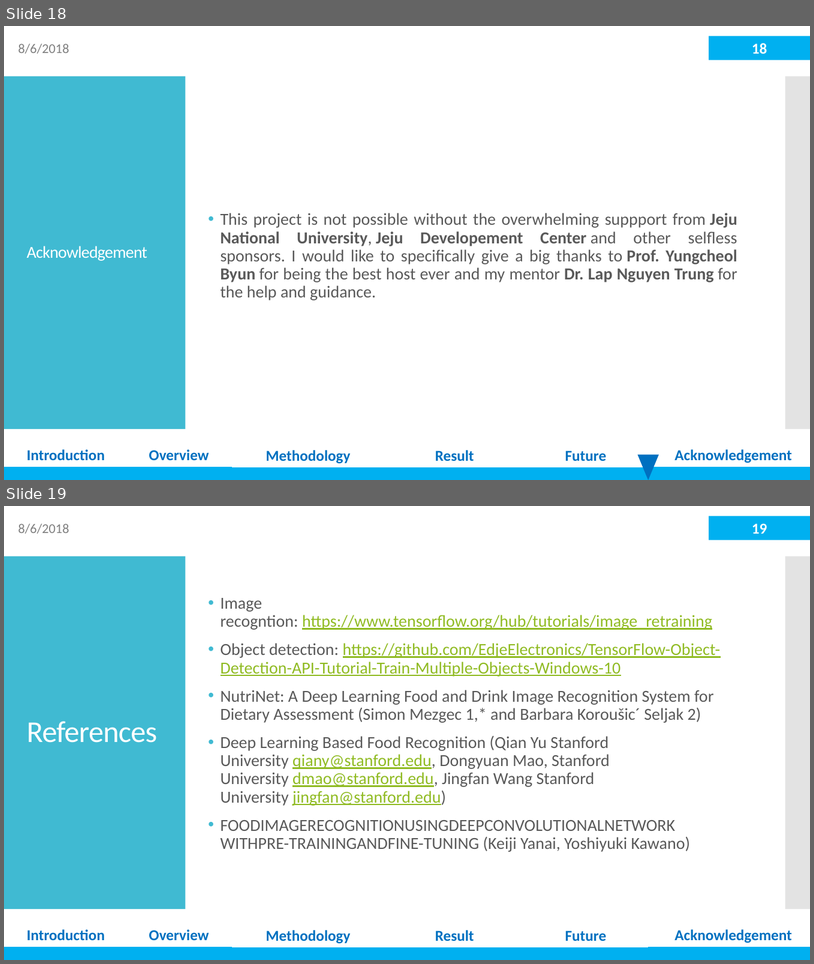
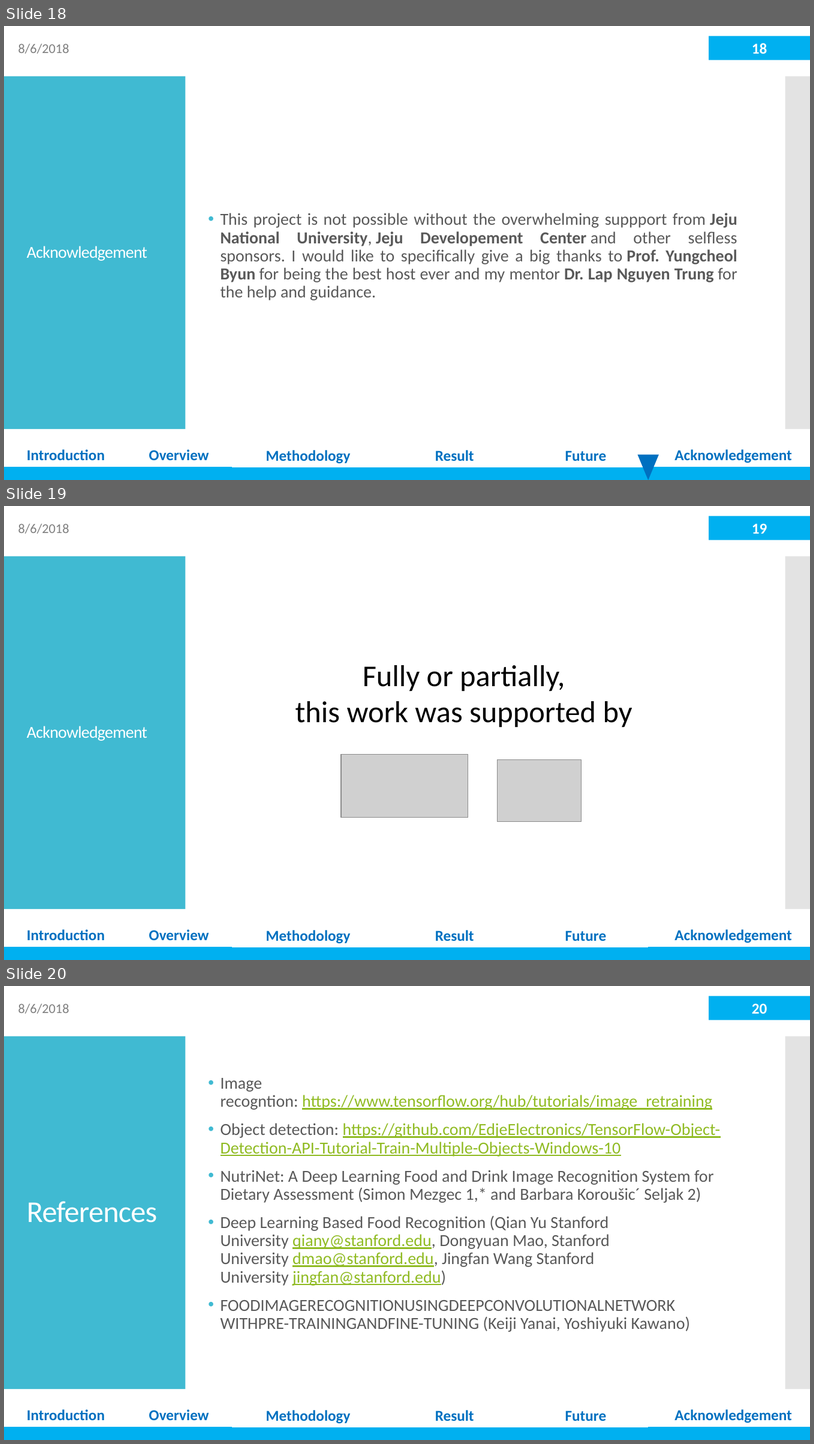
Before and after one commit to AmbroseNTK/Food-Recognition-For-Blind-People-And-Foreigner, a slide deck: presentations/Final-Presentation.pptx. Shown one above the other, each under a label of ours: slides 18 and 19 before the commit, slides 18, 19 and 20 after it. The pictures are 814x964 and 814x1444 pixels, drawn with LibreOffice and Linux fonts; fonts in the diff are those of the drawing; grey boxes stand for pictures. Boxes give left, top, right and bottom in pixels: in the first picture for what was removed or moved away, otherwise in the second. Text is boxed around its words. In the diff, an @@ line names an element or a change of style, - is before the commit and + after.

Commit message:
Update docs

```diff
--- a/presentations/Final-Presentation.pptx
+++ b/presentations/Final-Presentation.pptx
@@ slide 19 added at [4,506,810,960], background #FFFFFF; not listed: 2 template elements that a slide beside it also shows @@
@@ text added at [18,523,69,534], 16 pt, text #808080 @@
+8/6/2018
@@ page number added at [710,516,810,540], fill #00B0F0, 18 pt, text #FFFFFF, bold @@
+19
@@ text added at [296,665,633,727], 36 pt, text #000000 @@
+Fully or partially,
+this work was supported by
@@ title added at [27,726,147,741], 20 pt, text #FFFFFF @@
+Acknowledgement
@@ picture added at [342,754,468,817] @@
@@ picture added at [498,759,582,821] @@
@@ text added at [27,929,105,940], 18 pt, text #0070C0, bold @@
+Introduction
@@ text added at [149,929,209,940], 18 pt, text #0070C0, bold @@
+Overview
@@ text added at [266,930,351,943], 18 pt, text #0070C0, bold @@
+Methodology
@@ text added at [435,930,474,941], 18 pt, text #0070C0, bold @@
+Result
@@ text added at [566,930,607,941], 18 pt, text #0070C0, bold @@
+Future
@@ text added at [675,929,792,943], 18 pt, text #0070C0, bold @@
+Acknowledgement
@@ rectangle added at [4,946,129,960], fill #00B0F0 @@
@@ rectangle added at [129,946,232,960], fill #00B0F0 @@
@@ rectangle added at [232,947,389,960], fill #00B0F0 @@
@@ rectangle added at [389,947,534,960], fill #00B0F0 @@
@@ rectangle added at [534,947,648,960], fill #00B0F0 @@
@@ rectangle added at [649,946,810,960], fill #00B0F0 @@
@@ what was slide 19 is now slide 20 @@
@@ page number at [752,1003,768,1014]: text changed @@
-19
+20
```
